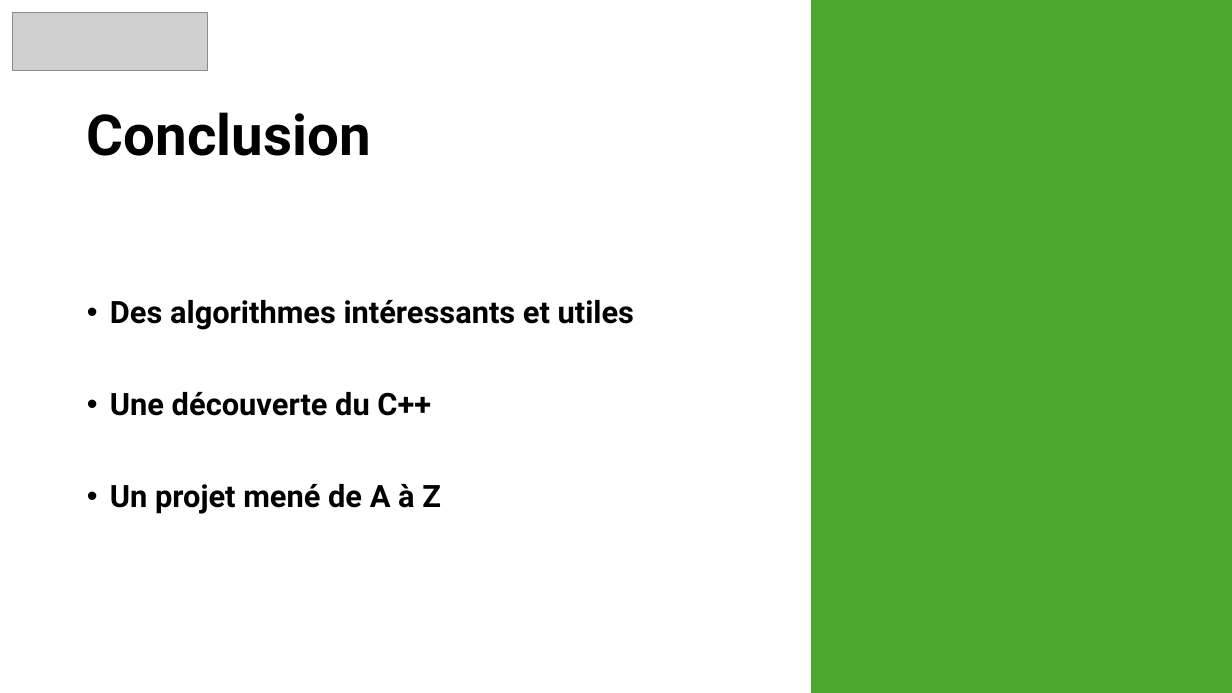
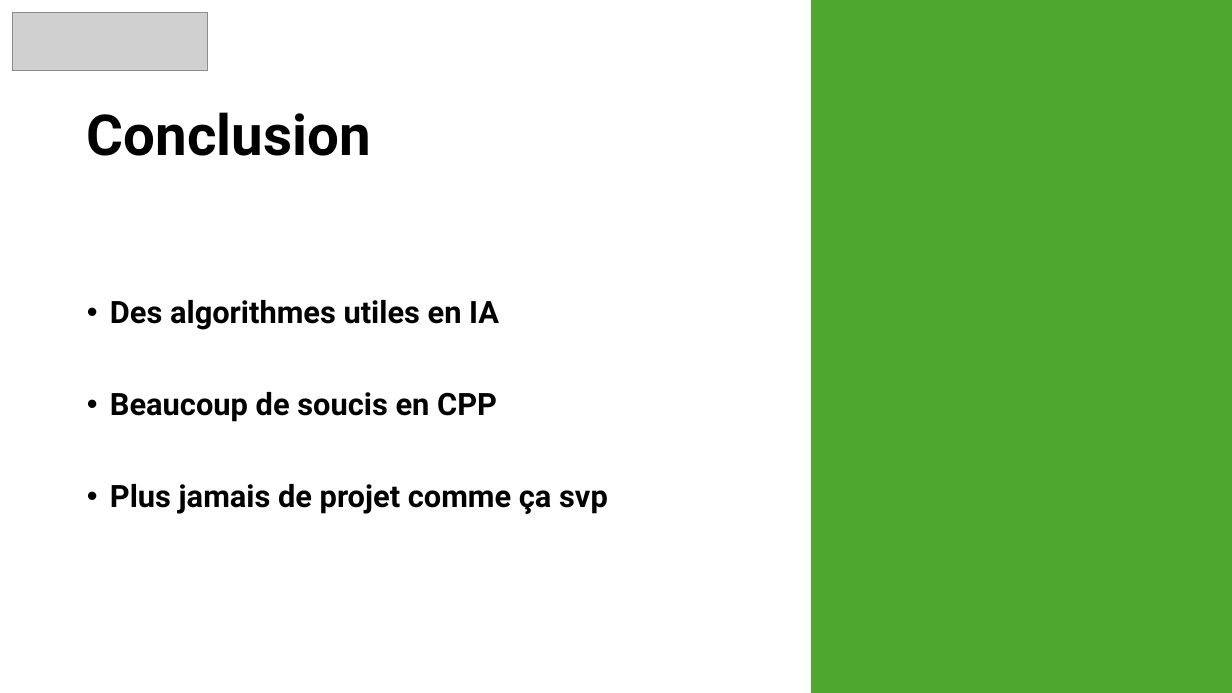
Before and after one commit to snonow/PROJ631-Arbres_de_decision, a slide deck: slide 7 of Presentation-Proj631 - Arbre_de_Décision.pptx. Drawn at 1232x693 pixels with LibreOffice and Linux fonts; fonts in the diff are those of the drawing; grey boxes stand for pictures. Boxes give left, top, right and bottom in pixels: in the first picture for what was removed or moved away, otherwise in the second. Text is boxed around its words. In the diff, an @@ line names an element or a change of style, - is before the commit and + after.

```diff
--- a/Presentation-Proj631 - Arbre_de_Décision.pptx
+++ b/Presentation-Proj631 - Arbre_de_Décision.pptx
@@ text at (110,300,608,514): text changed @@
-• Des algorithmes intéressants et utiles
-• Une découverte du C++
-• Un projet mené de A à Z
+• Des algorithmes utiles en IA
+• Beaucoup de soucis en CPP
+• Plus jamais de projet comme ça svp
```
Also in this commit, not shown: 3 other slides changed, 3 slides added, 3 slides removed, 2 other files.
